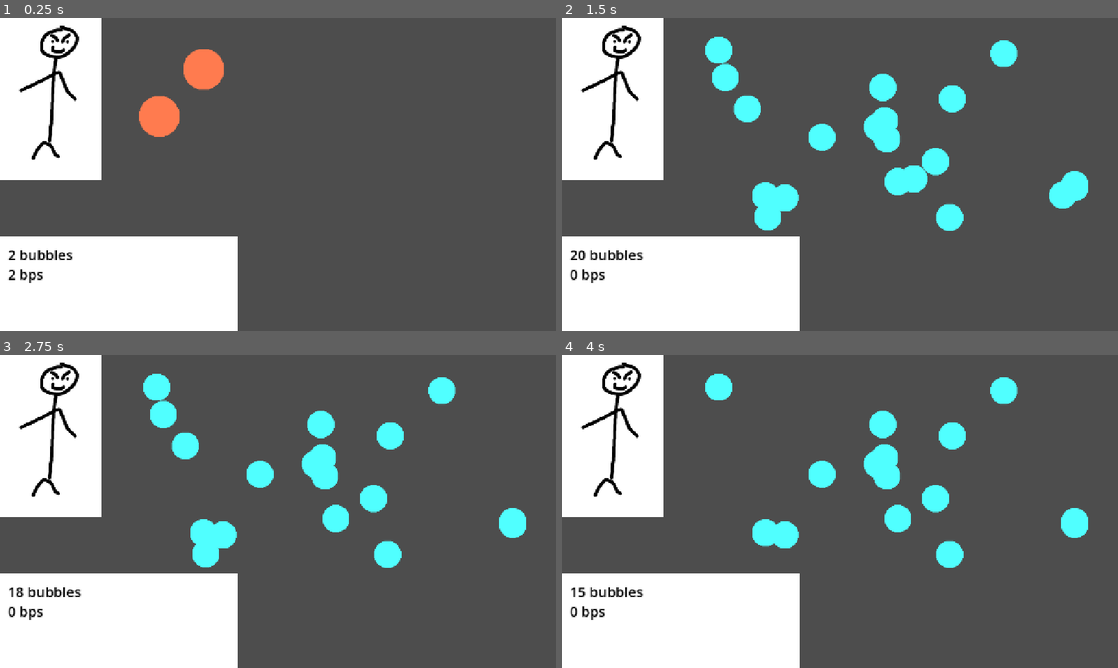
Above: before the commit, frames 1-4 (two rows, left to right).
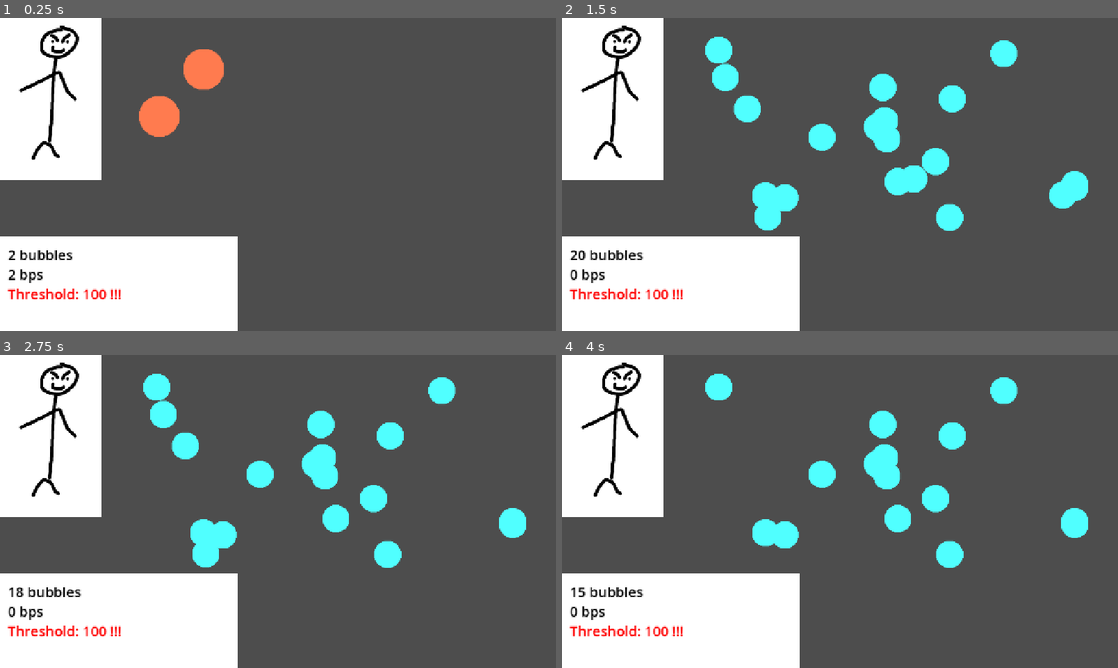
Above: after the commit, the same moments.

Repository: Isaac-SOL/Pop-the-Bubble
Game: Godot game, scene res://scenes/main.tscn
The game is run twice, just before and just after one commit, with the same random seed, the same clock (stepped at 60 frames per second) and the same inputs.
Inputs (mouse positions are in pixels of both pictures, inside the frame that each line leads up to):
- Up to frame 1 (0.25 s): no input
- Up to frame 2 (1.5 s): tap Enter at 0.5 s; drag from (723, 115) to (895, 105) at 0.52 s; tap Space at 1.25 s; drag from (767, 68) to (912, 177) at 1.27 s
- Up to frame 3 (2.75 s): move the mouse to (500, 533) at 2.02 s; click (500, 533) at 2.17 s
- Up to frame 4 (4 s): tap Enter at 2.75 s; drag from (745, 445) to (767, 555) at 2.77 s; drag from (723, 414) to (1073, 520) at 3.52 s

The runs differ from the first frame. In frame 1, 0.4% of the frame differs, in the area x 1-22%, y 86-90%; in frame 2, 0.4%; in frame 3, 0.4%; in frame 4, 0.4%.

Commit message:
Added lose condition

Diff:
--- a/scenes/main.tscn
+++ b/scenes/main.tscn
@@ -9,6 +9,16 @@
 [sub_resource type="LabelSettings" id="LabelSettings_4qyvc"]
 font_size = 32
 font_color = Color(0, 0, 0, 1)
+
+[sub_resource type="LabelSettings" id="LabelSettings_0wfyh"]
+font_size = 32
+font_color = Color(1, 0, 0, 1)
+
+[sub_resource type="LabelSettings" id="LabelSettings_ia6uc"]
+font_size = 324
+font_color = Color(1, 0, 0, 1)
+outline_size = 55
+outline_color = Color(0, 0, 0, 1)
 
 [node name="Main" type="Node2D" unique_id=1852952808]
 script = ExtResource("1_0wfyh")
@@ -79,3 +89,43 @@
 offset_bottom = 108.0
 text = "10 Bulles / sec"
 label_settings = SubResource("LabelSettings_4qyvc")
+
+[node name="LabelThreshold" type="Label" parent="CanvasLayer/Control/ColorRect2" unique_id=794608758]
+unique_name_in_owner = true
+layout_mode = 0
+offset_left = 18.0
+offset_top = 108.0
+offset_right = 472.0
+offset_bottom = 153.0
+text = "Threshold: 100 !!!"
+label_settings = SubResource("LabelSettings_0wfyh")
+
+[node name="ControlLose" type="Control" parent="CanvasLayer" unique_id=1256734271]
+unique_name_in_owner = true
+visible = false
+layout_mode = 3
+anchors_preset = 15
+anchor_right = 1.0
+anchor_bottom = 1.0
+grow_horizontal = 2
+grow_vertical = 2
+
+[node name="Panel" type="Panel" parent="CanvasLayer/ControlLose" unique_id=1545265319]
+layout_mode = 1
+anchors_preset = 15
+anchor_right = 1.0
+anchor_bottom = 1.0
+grow_horizontal = 2
+grow_vertical = 2
+
+[node name="Label" type="Label" parent="CanvasLayer/ControlLose/Panel" unique_id=1118617675]
+layout_mode = 1
+anchors_preset = 15
+anchor_right = 1.0
+anchor_bottom = 1.0
+grow_horizontal = 2
+grow_vertical = 2
+text = "Perdut"
+label_settings = SubResource("LabelSettings_ia6uc")
+horizontal_alignment = 1
+vertical_alignment = 1
--- a/scripts/main.gd
+++ b/scripts/main.gd
@@ -5,6 +5,7 @@
 
 @export var spawn_amount: int = 10
 @export var spawner_spawn_amount: int = 10
+@export var lose_threshold: int = 100
 
 var spawn_rect: Rect2
 var all_bubbles: Array[Bubble] = []
@@ -25,6 +26,7 @@
 	bubble.clicked.connect(_on_bubble_clicked, ConnectFlags.CONNECT_APPEND_SOURCE_OBJECT)
 	bubble.spawn.connect(_on_bubble_spawn, ConnectFlags.CONNECT_APPEND_SOURCE_OBJECT)
 	all_bubbles.append(bubble)
+	check_lose()
 
 func update_bubble_count():
 	%LabelBubbles.text = "%d bubbles" % all_bubbles.size()
@@ -32,6 +34,10 @@
 	for b: Bubble in all_bubbles:
 		total_per_sec += b.bubbles_per_second()
 	%LabelBubblesPerSec.text = "%d bps" % total_per_sec
+
+func check_lose():
+	if all_bubbles.size() >= lose_threshold:
+		%ControlLose.show()
 
 # -- Signals --
 
